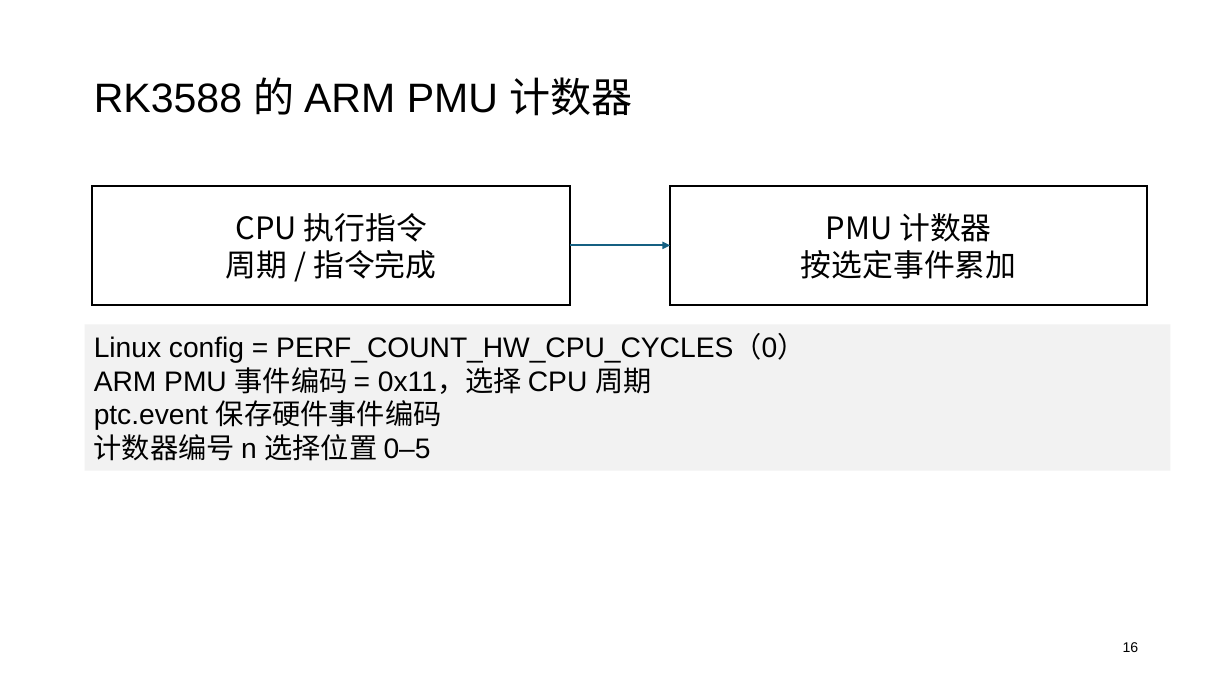
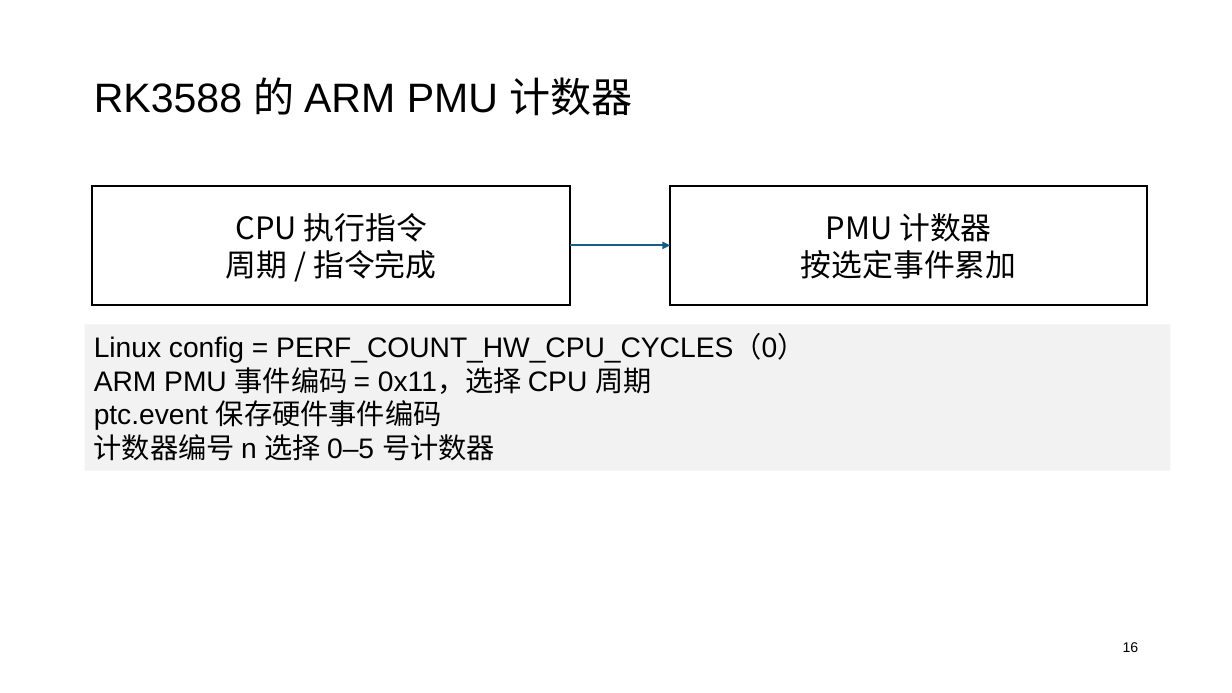
Before and after one commit to oscomp-posad/tgoskits, a slide deck: slide 16 of docs/presentations/starryos-perf.pptx. Drawn at 1232x693 pixels with LibreOffice and Linux fonts; fonts in the diff are those of the drawing. Boxes give left, top, right and bottom in pixels: in the first picture for what was removed or moved away, otherwise in the second. Text is boxed around its words. In the diff, an @@ line names an element or a change of style, - is before the commit and + after.

```diff
--- a/docs/presentations/starryos-perf.pptx
+++ b/docs/presentations/starryos-perf.pptx
@@ text in rectangle at [94,434,495,461]: text changed @@
-计数器编号 n 选择位置 0–5
+计数器编号 n 选择 0–5 号计数器
```
Also in this commit, not shown: 7 other slides changed, 1 other file.
